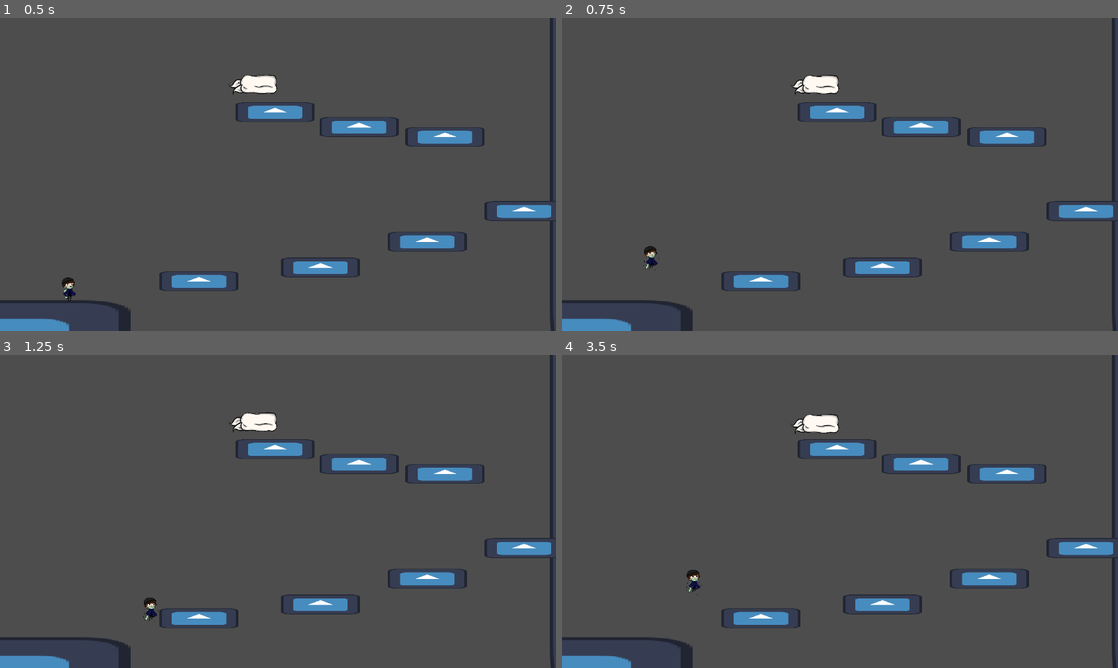
Above: before the commit, frames 1-4 (two rows, left to right).
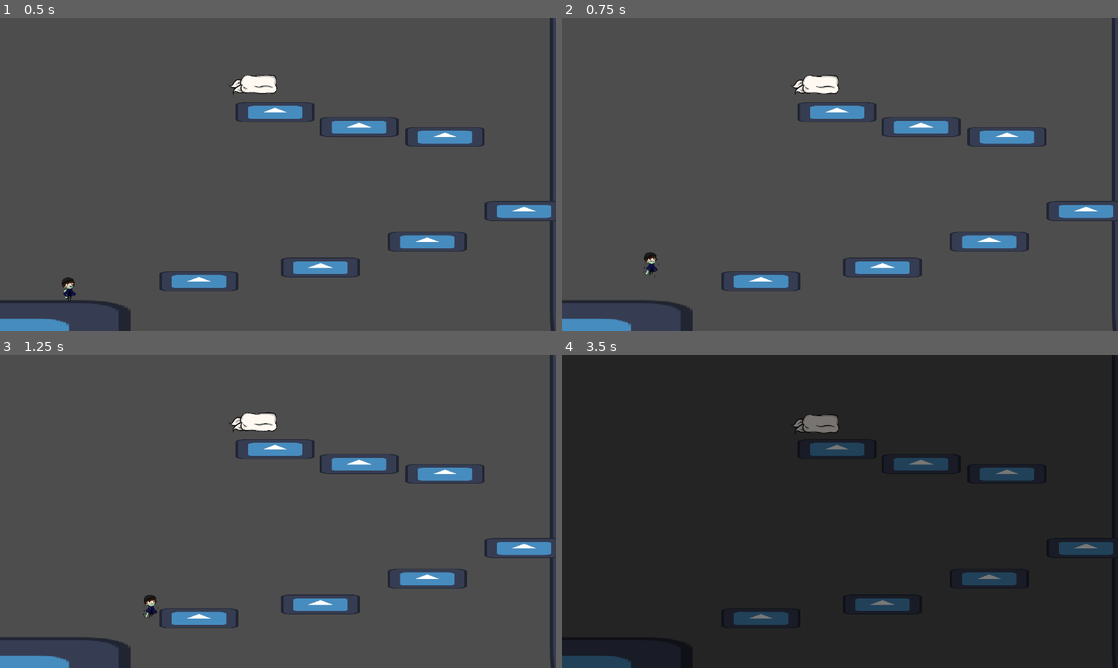
Above: after the commit, the same moments.

Repository: nandedeska/ggj-2026
Game: Godot game, scene res://scenes/LEVEL_ONE.tscn
Two runs of this game, one before a commit and one after it. Both use one fixed random seed, a clock stepped at 60 frames per second and the inputs below. The engine's default icon, where the game draws it, is replaced by a stand-in: a white triangle on a blue panel in a dark square.
Inputs:
- Up to frame 1 (0.5 s): no input
- Up to frame 2 (0.75 s): tap Enter (skip) at 0.5 s; hold D (move_right) from 0.53 s (still down); tap W (jump) at 0.6 s
- Up to frame 3 (1.25 s): keep holding D (move_right); tap W (jump) at 0.77, 1.07 s
- Up to frame 4 (3.5 s): tap F (mask) at 1.35, 2.85 s; tap W (jump) at 1.52, 1.55, 1.82, 2.1, 3.02, 3.05, 3.32 s; release D (move_right) at 2.03 s; hold A (move_left) 2.03-2.78 s; hold D (move_right) from 2.78 s (still down)

Frame 1 is identical in both runs. In frame 2, 0.2% of the frame differs, in the area x 14-18%, y 72-83%; in frame 3, 0.1%; in frame 4, 100%, in the area x 0-100%, y 0-100%.

Commit message:
player bug fixes

Diff:
--- a/scenes/LEVEL_THREE.tscn
+++ b/scenes/LEVEL_THREE.tscn
@@ -1,10 +1,9 @@
-[gd_scene load_steps=13 format=3 uid="uid://bo3epdo82hn42"]
+[gd_scene load_steps=12 format=3 uid="uid://bo3epdo82hn42"]
 
 [ext_resource type="PackedScene" uid="uid://bg2xj8ql16rcl" path="res://scenes/platform.tscn" id="1_i7d8l"]
 [ext_resource type="PackedScene" uid="uid://dwcyago5htpj6" path="res://scenes/player.tscn" id="2_f6ieg"]
 [ext_resource type="PackedScene" uid="uid://j44k7oh6sffr" path="res://scenes/un_ghost block.tscn" id="3_i33jm"]
 [ext_resource type="PackedScene" uid="uid://bi0wsldo5wjfe" path="res://scenes/ghostBlock.tscn" id="4_cdqrl"]
-[ext_resource type="Script" uid="uid://b0cmnh0ewua7p" path="res://scripts/ghost_block.gd" id="5_cdqrl"]
 [ext_resource type="PackedScene" uid="uid://cms0c2bepwlcw" path="res://scenes/kill_zone.tscn" id="5_un6j1"]
 [ext_resource type="PackedScene" uid="uid://cd4e0u552mlvc" path="res://scenes/box.tscn" id="6_a46xb"]
 [ext_resource type="PackedScene" uid="uid://dlrcubyntpx74" path="res://scenes/topBreakableBlock.tscn" id="7_yfmwt"]
@@ -93,13 +92,11 @@
 position = Vector2(-117.999985, 104)
 scale = Vector2(0.7255801, 1.022438)
 collision_layer = 3
-script = ExtResource("5_cdqrl")
 
 [node name="StaticBody2D16" parent="." instance=ExtResource("4_cdqrl")]
 position = Vector2(-110.999985, -97)
 scale = Vector2(0.7255801, 1.022438)
 collision_layer = 3
-script = ExtResource("5_cdqrl")
 
 [node name="killZone" parent="." instance=ExtResource("5_un6j1")]
 position = Vector2(-23.999998, 183)
--- a/scenes/LEVEL_TWO.tscn
+++ b/scenes/LEVEL_TWO.tscn
@@ -45,8 +45,8 @@
 has_mask = true
 
 [node name="StaticBody2D3" parent="." instance=ExtResource("3_cttd2")]
-position = Vector2(4, 153)
-scale = Vector2(1.7200001, 0.88)
+position = Vector2(5, 153)
+scale = Vector2(1.5999997, 0.88)
 collision_layer = 3
 
 [node name="StaticBody2D4" parent="." instance=ExtResource("3_cttd2")]
--- /dev/null
+++ b/scenes/end_scene.tscn
@@ -0,0 +1,3 @@
+[gd_scene format=3 uid="uid://2wx0e1866ibi"]
+
+[node name="EndScene" type="Node2D"]
--- a/scenes/top_camera_controller.gd
+++ b/scenes/top_camera_controller.gd
@@ -11,7 +11,7 @@
 		"levelTwo":
 			nextLevel = "res://scenes/LEVEL_THREE.tscn"
 		"LevelThree":
-			nextLevel = "res://scenes/LEVEL_ONE.tscn"
+			nextLevel = "res://scenes/end_scene.tscn"
 	print(currentLevel)
 	print(nextLevel)
 
--- a/scripts/player.gd
+++ b/scripts/player.gd
@@ -63,7 +63,8 @@
 			animated_sprite_2d.play("run")
 	if not is_on_floor() and velocity.y < 0:
 		animated_sprite_2d.play("jump")
-
+		if Input.is_action_just_released("jump") and velocity.y < 0:
+			velocity.y = JUMP_VELOCITY/2.0
 
 	if wall_jump_lock > 0.0:
 		wall_jump_lock -= delta
@@ -72,9 +73,6 @@
 		velocity.x = lerp(velocity.x, x_input * SPEED, velocity_weight_x)
 
 	if is_on_floor() or wall_contact_cayote > 0.0 or floor_contact_cayote > 0.0:
-		if Input.is_action_just_released("jump") and velocity.y < 0:
-			velocity.y = JUMP_VELOCITY/2
-
 		if Input.is_action_just_pressed("jump"):
 			audio_stream_player_2d.play()
 			velocity.y = JUMP_VELOCITY
